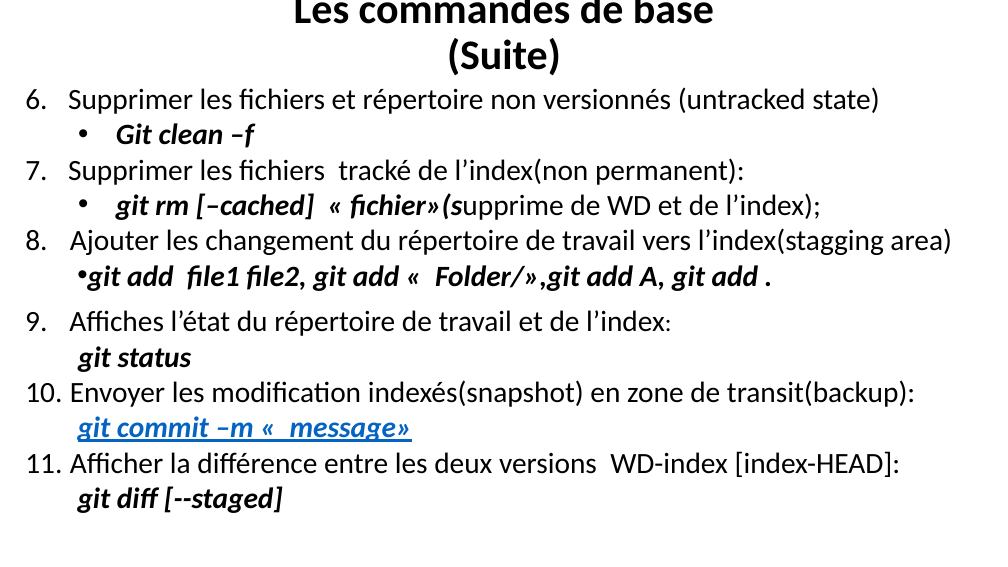
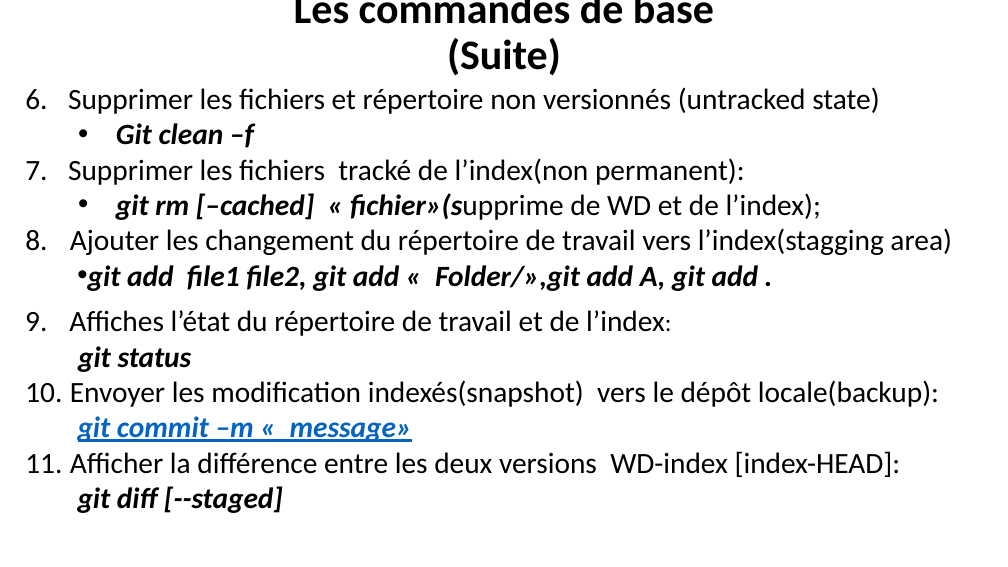
Before and after one commit to belakebiboussad/form, a slide deck: slide 9 of Formation Git.pptx. Drawn at 1008x567 pixels with LibreOffice and Linux fonts; fonts in the diff are those of the drawing. Boxes give left, top, right and bottom in pixels: in the first picture for what was removed or moved away, otherwise in the second. Text is boxed around its words. In the diff, an @@ line names an element or a change of style, - is before the commit and + after.

```diff
--- a/Formation Git.pptx
+++ b/Formation Git.pptx
@@ text at <box>70,380,939,407</box>: text changed @@
-  10. Envoyer les modification indexés(snapshot) en zone de transit(backup):
+  10. Envoyer les modification indexés(snapshot) vers le dépôt locale(backup):
```
Also in this commit, not shown: 4 other slides changed, 1 slide added, 2 other files.
